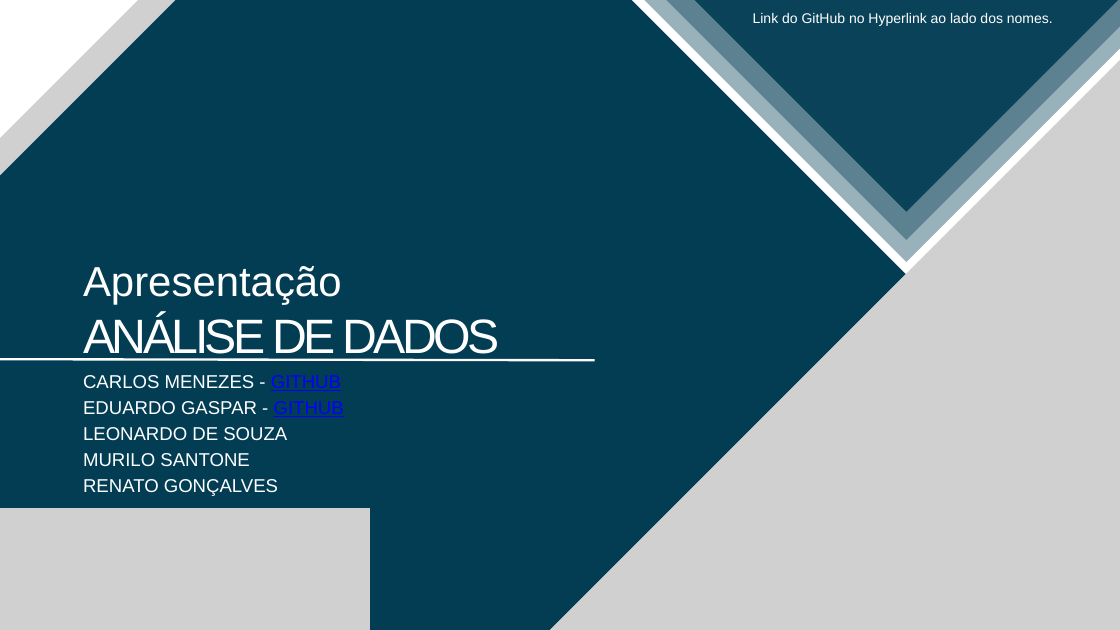
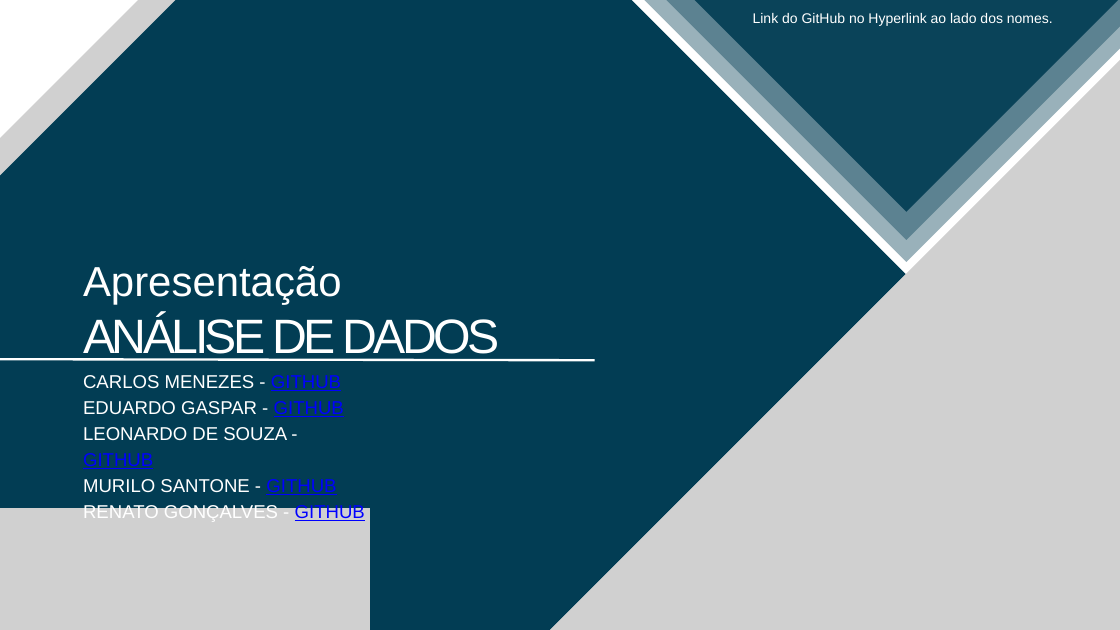
Before and after one commit to edugaspars/MBA-DataScienceUsingPython-Projeto02, a slide deck: slide 1 of Data Science Using Python - Projeto 02.pptx. Drawn at 1120x630 pixels with LibreOffice and Linux fonts; fonts in the diff are those of the drawing; grey boxes stand for pictures. Boxes give left, top, right and bottom in pixels: in the first picture for what was removed or moved away, otherwise in the second. Text is boxed around its words. In the diff, an @@ line names an element or a change of style, - is before the commit and + after.

```diff
--- a/Data Science Using Python - Projeto 02.pptx
+++ b/Data Science Using Python - Projeto 02.pptx
@@ text at <box>83,427,365,521</box>: text changed @@
-LEONARDO DE SOUZA
-MURILO SANTONE
-RENATO GONÇALVES
+LEONARDO DE SOUZA - GITHUB
+MURILO SANTONE - GITHUB
+RENATO GONÇALVES - GITHUB
```
Also in this commit, not shown: 3 other slides changed.
